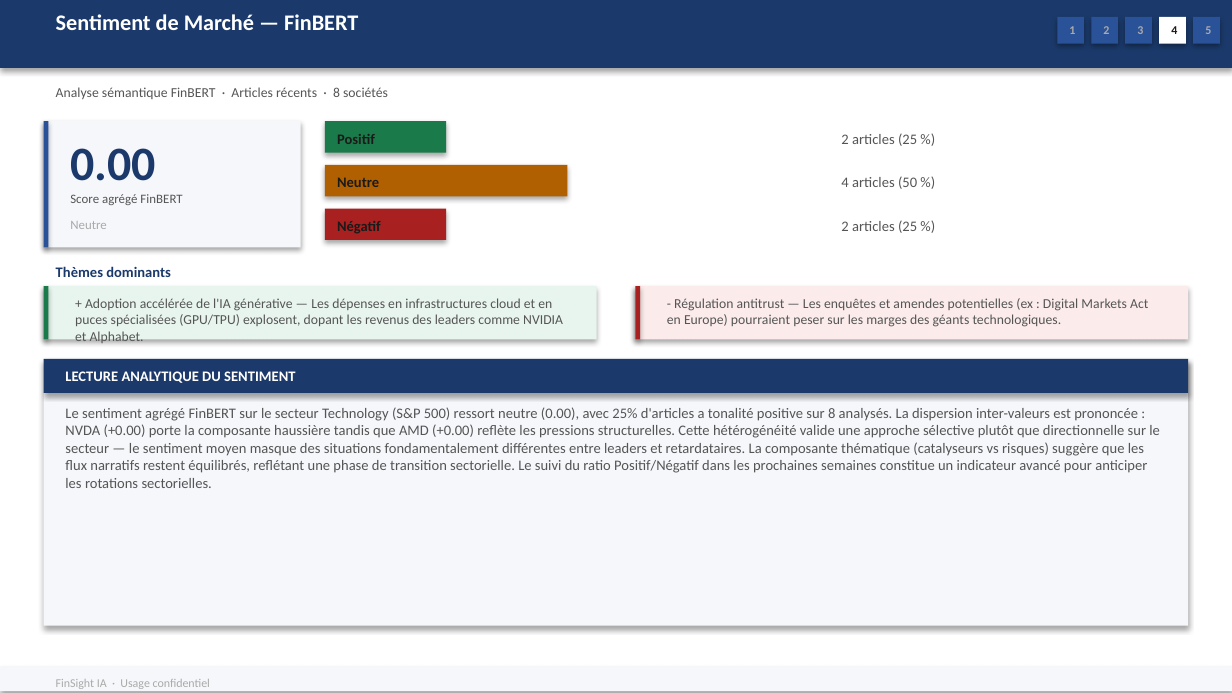
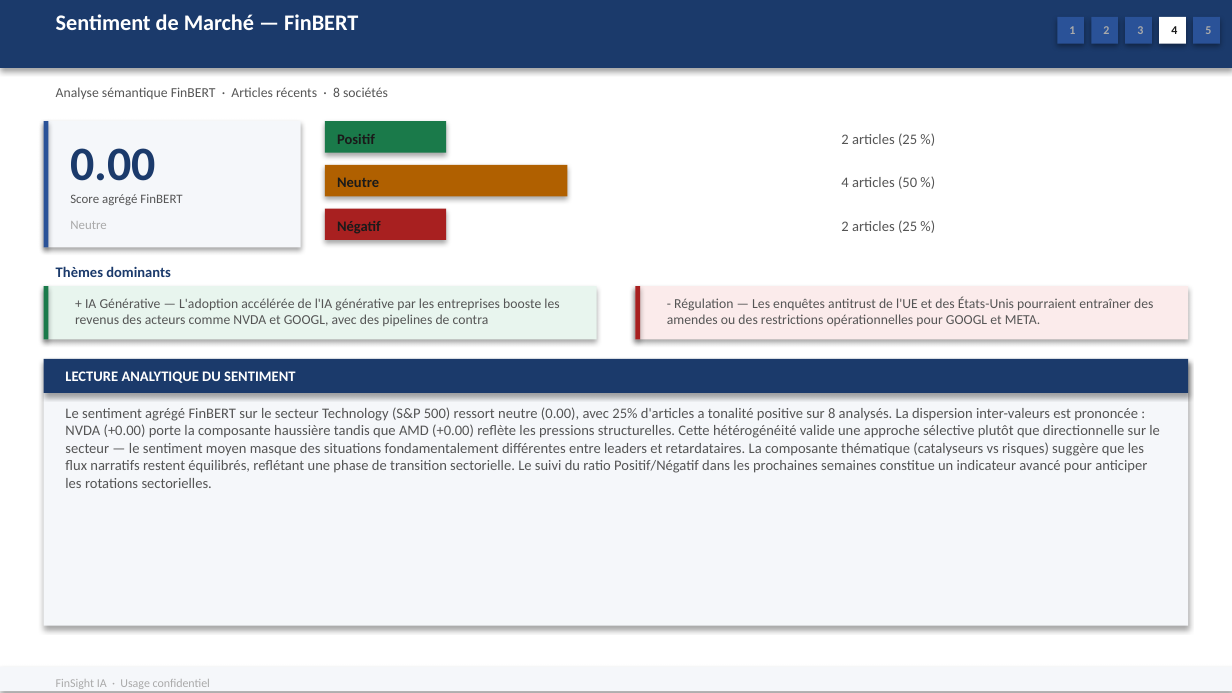
Before and after one commit to baptistejeh07-art/finsight-ia, a slide deck: slide 18 of preview/secteur_Technology_S&P_500/secteur_Technology_S&P_500.pptx. Drawn at 1232x693 pixels with LibreOffice and Linux fonts; fonts in the diff are those of the drawing. Boxes give left, top, right and bottom in pixels: in the first picture for what was removed or moved away, otherwise in the second. Text is boxed around its words. In the diff, an @@ line names an element or a change of style, - is before the commit and + after.

```diff
--- a/preview/secteur_Technology_S&P_500/secteur_Technology_S&P_500.pptx
+++ b/preview/secteur_Technology_S&P_500/secteur_Technology_S&P_500.pptx
@@ text at [75,298,559,326]: text changed @@
-+ Adoption accélérée de l'IA générative — Les dépenses en infrastructures cloud et en puces spécialisées (GPU/TPU) explosent, dopant les revenus des leaders comme NVIDIA et Alphabet.
++ IA Générative — L'adoption accélérée de l'IA générative par les entreprises booste les revenus des acteurs comme NVDA et GOOGL, avec des pipelines de contra
@@ text at [667,296,1153,326]: text changed @@
-- Régulation antitrust — Les enquêtes et amendes potentielles (ex : Digital Markets Act en Europe) pourraient peser sur les marges des géants technologiques.
+- Régulation — Les enquêtes antitrust de l'UE et des États-Unis pourraient entraîner des amendes ou des restrictions opérationnelles pour GOOGL et META.
```
Also in this commit, not shown: 6 other slides changed, 2 other files.
